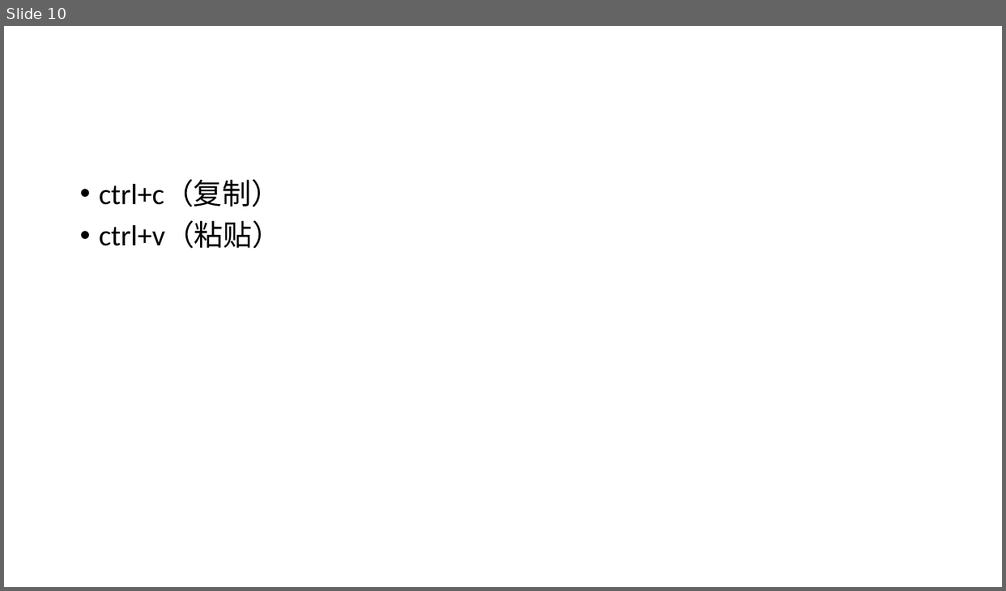
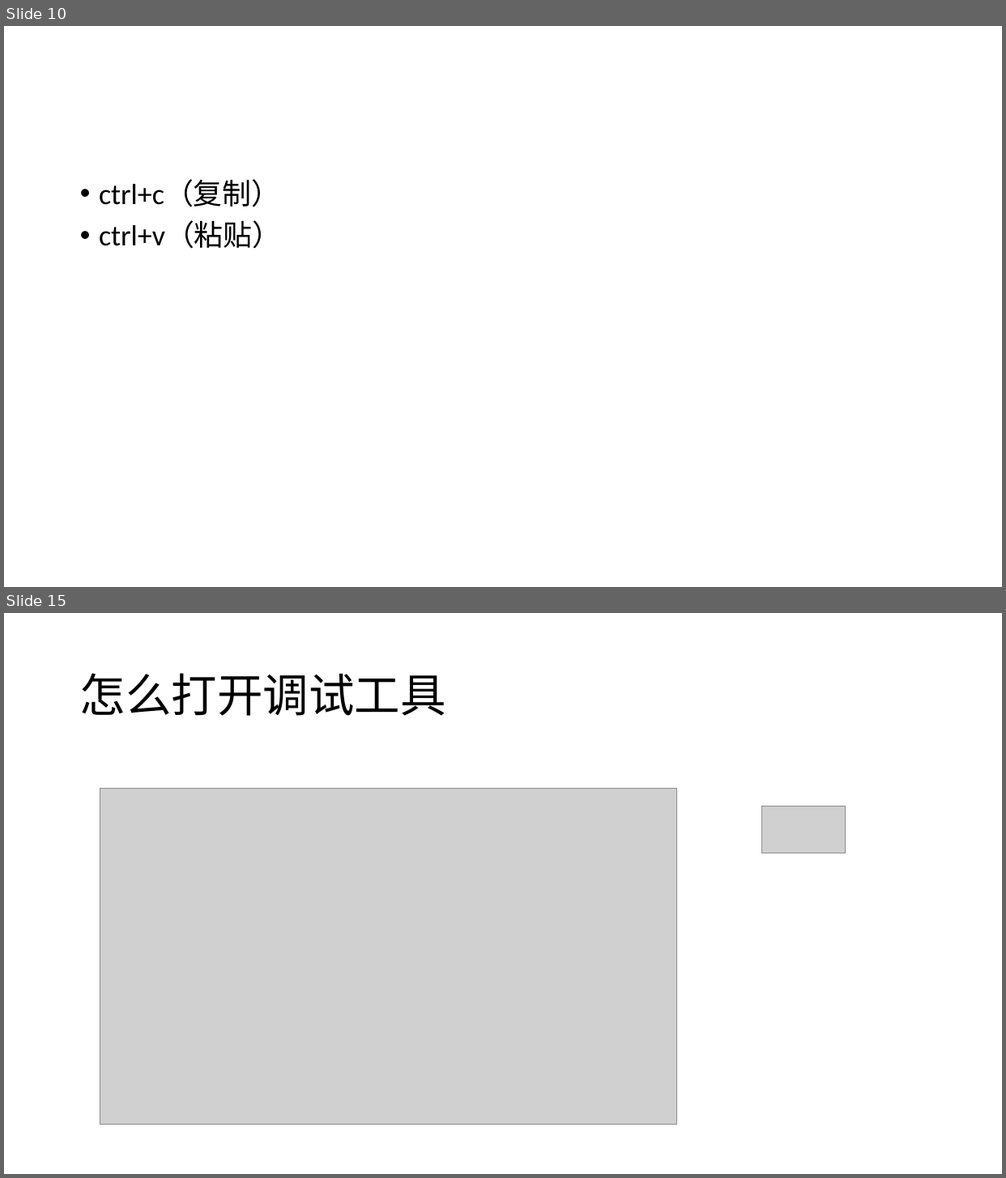
Before and after one commit to coderLynn/lecture, a slide deck: 课程/初级/html+css部分.pptx. Shown one above the other, each under a label of ours: slide 10 before the commit, slides 10 and 15 after it; the slides between them are not shown. The pictures are 1006x591 and 1006x1178 pixels, drawn with LibreOffice and Linux fonts; fonts in the diff are those of the drawing; grey boxes stand for pictures. Boxes give left, top, right and bottom in pixels: in the first picture for what was removed or moved away, otherwise in the second. Text is boxed around its words. In the diff, an @@ line names an element or a change of style, - is before the commit and + after.

```diff
--- a/课程/初级/html+css部分.pptx
+++ b/课程/初级/html+css部分.pptx
@@ slide 15 added at (4, 613, 1002, 1174), background #FFFFFF @@
@@ title added at (80, 673, 446, 716), 44 pt, text #000000 @@
+怎么打开调试工具
@@ picture added at (100, 788, 678, 1124) @@
@@ picture added at (762, 806, 846, 853) @@
```
Also in this commit, not shown: 15 other slides added, 5 other files.
